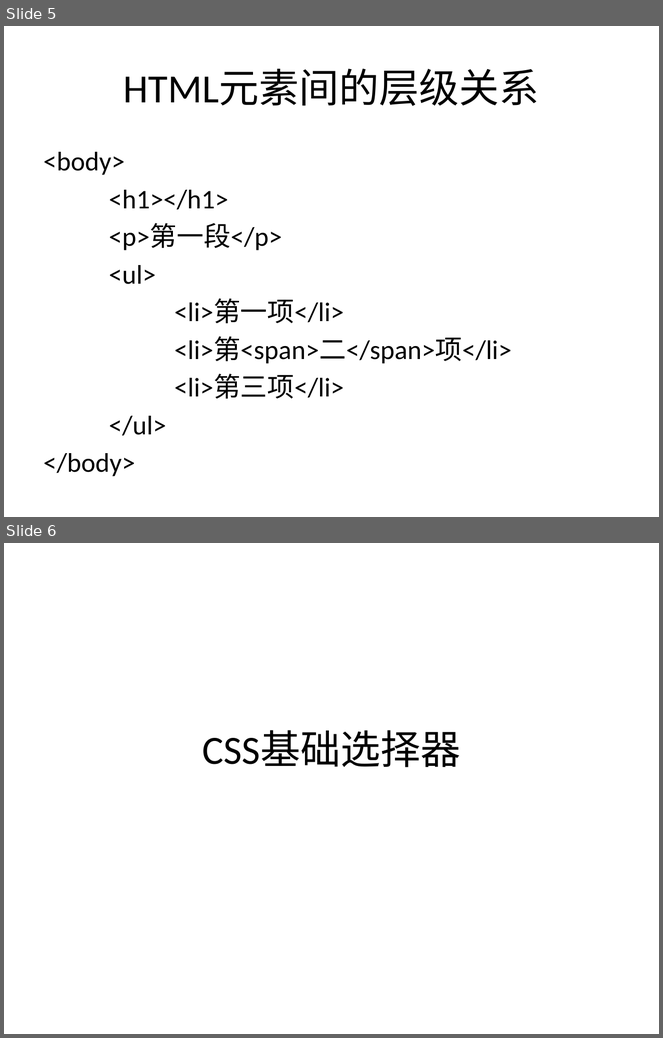
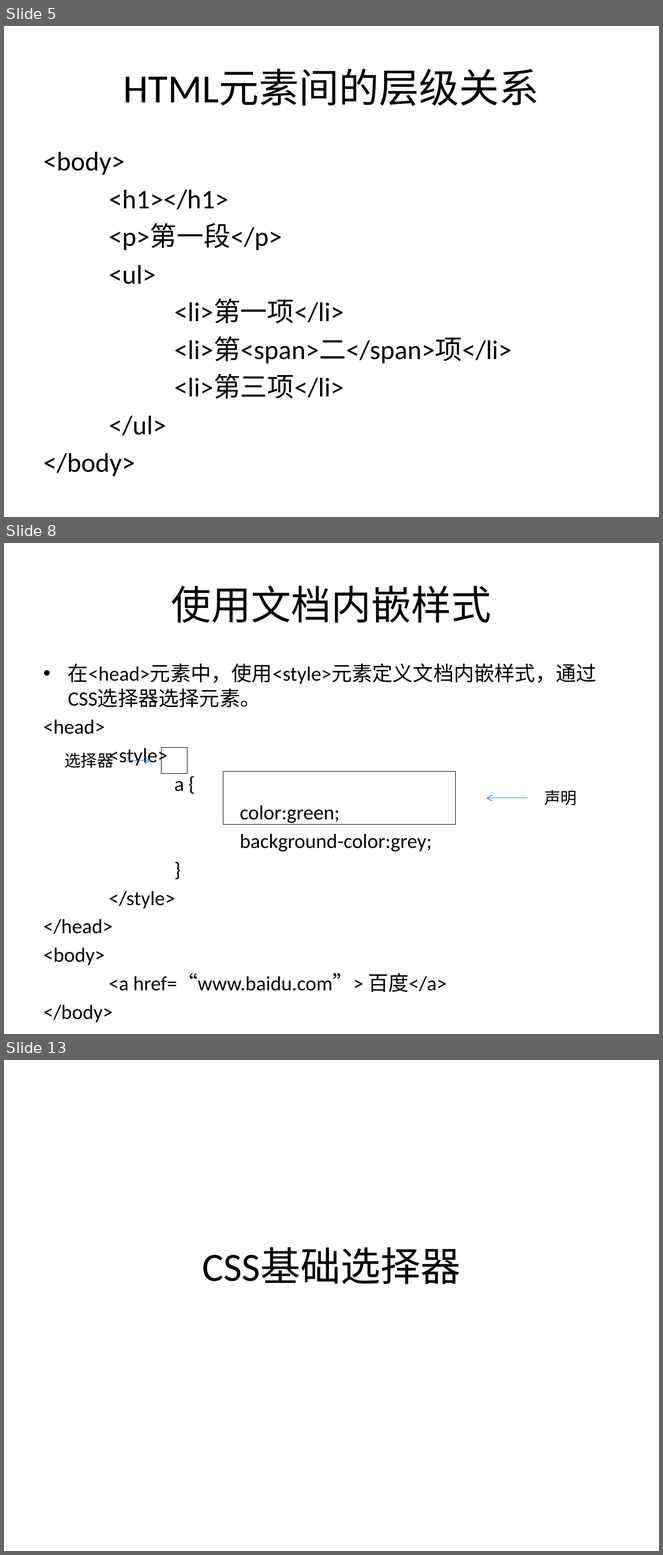
Before and after one commit to sans123wx/class, a slide deck: 网页设计与制作/课件/4/css选择器.pptx. Shown one above the other, each under a label of ours: slides 5 and 6 before the commit, slides 5, 8 and 13 after it; the slides between them are not shown. The pictures are 663x1038 and 663x1555 pixels, drawn with LibreOffice and Linux fonts; fonts in the diff are those of the drawing. Boxes give left, top, right and bottom in pixels: in the first picture for what was removed or moved away, otherwise in the second. Text is boxed around its words. In the diff, an @@ line names an element or a change of style, - is before the commit and + after.

```diff
--- a/网页设计与制作/课件/4/css选择器.pptx
+++ b/网页设计与制作/课件/4/css选择器.pptx
@@ slide 8 added at (4,543,659,1034), background #FFFFFF @@
@@ title added at (171,586,492,623), 44 pt, text #000000 @@
+使用文档内嵌样式
@@ text added at (44,664,597,993), 22.4 pt, text #000000 @@
+• 在<head>元素中，使用<style>元素定义文档内嵌样式，通过CSS选择器选择元素。
+<head>
+<style>
+a {
+color:green;
+background-color:grey;
+}
+</style>
+</head>
+<body>
+<a href=“www.baidu.com”> 百度</a>
+</body>
@@ text added at (64,753,113,768), 18 pt, text #000000 @@
+选择器
@@ arrow added from (125, 760) to (151, 760), #4B7EBC 0.75 pt @@
@@ rectangle added at (161,747,187,774), outline #000000 0.75 pt @@
@@ rectangle added at (223,772,455,825), outline #000000 0.75 pt @@
@@ text added at (544,790,577,806), 18 pt, text #000000 @@
+声明
@@ arrow added from (528, 798) to (486, 798), #4B7EBC 0.75 pt @@
@@ what was slide 6 is now slide 13 @@
```
Also in this commit, not shown: 6 other slides added, 4 other files.
